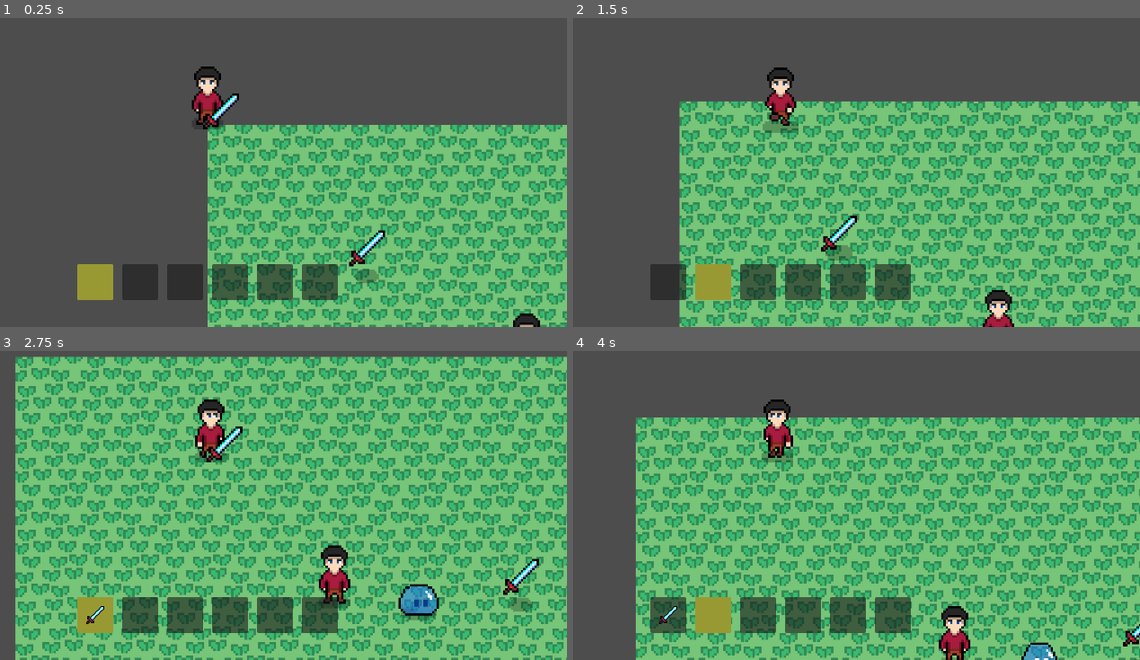
Above: before the commit, frames 1-4 (two rows, left to right).
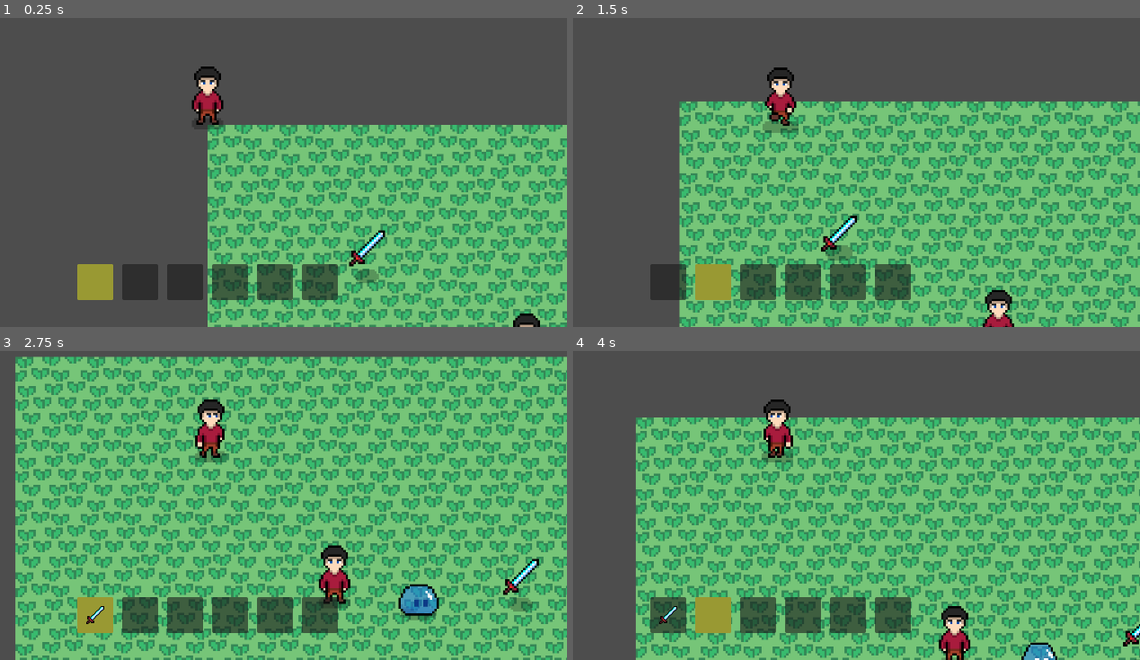
Above: after the commit, the same moments.

Repository: QuocKhangDA22TTD/rpg_game
Game: Godot game, scene res://scenes/demo.tscn
The game is run twice, just before and just after one commit, with the same random seed, the same clock (stepped at 60 frames per second) and the same inputs.
Inputs (mouse positions are in pixels of both pictures, inside the frame that each line leads up to):
- Up to frame 1 (0.25 s): no input
- Up to frame 2 (1.5 s): move the mouse to (941, 104) at 0.52 s; press the mouse at (941, 104) at 0.53 s; hold Right (ui_right) 0.53-1.28 s; move the mouse to (635, 144) at 1.27 s; release the mouse at (635, 144) at 1.28 s; hold Down (ui_down) from 1.28 s (still down); tap Mouse wheel up (hotbar_next) at 1.35 s
- Up to frame 3 (2.75 s): move the mouse to (277, 369) at 2.02 s; release Down (ui_down) at 2.03 s; hold Right (ui_right) from 2.03 s (still down); hold Mouse wheel down (hotbar_previous) from 2.03 s (still down)
- Up to frame 4 (4 s): move the mouse to (743, 539) at 2.77 s; release Right (ui_right) at 2.78 s; release Mouse wheel down (hotbar_previous) at 2.78 s; hold Up (ui_up) 2.78-3.53 s; click (743, 539) at 2.85 s; move the mouse to (998, 517) at 3.52 s; hold Left (ui_left) from 3.53 s (still down); hold Mouse wheel up (hotbar_next) from 3.53 s (still down)

The runs differ from the first frame. In frame 1, 0.2% of the frame differs, in the area x 35-43%, y 24-37%; in frame 2, nothing differs; in frame 3, 0.2%; in frame 4, nothing differs.

Commit message:
Cập nhập node AnimationPlayer của scene player.

Diff:
--- a/scenes/player.tscn
+++ b/scenes/player.tscn
@@ -2,9 +2,7 @@
 
 [ext_resource type="Texture2D" uid="uid://duplrhxctrtde" path="res://assets/player.png" id="1_3vyb7"]
 [ext_resource type="Script" uid="uid://dvilgeii024ul" path="res://scripts/player.gd" id="1_g2els"]
-[ext_resource type="Texture2D" uid="uid://833exq3glr5w" path="res://assets/sword.png" id="3_dqkch"]
 [ext_resource type="Script" uid="uid://dw7p628bxvoo6" path="res://scripts/combat/hitbox.gd" id="3_qhqgy"]
-[ext_resource type="Texture2D" uid="uid://dgutfdp1b3d65" path="res://assets/slash.png" id="4_qlg0r"]
 
 [sub_resource type="Animation" id="Animation_g2els"]
 length = 0.001
@@ -1027,12 +1025,11 @@
 [node name="WeaponPivot" type="Node2D" parent="WeaponVisual" unique_id=396260175]
 
 [node name="WeaponSprite2D" type="Sprite2D" parent="WeaponVisual/WeaponPivot" unique_id=1626332226]
-texture = ExtResource("3_dqkch")
+visible = false
 offset = Vector2(6, -6)
 
 [node name="EffectSprite2D" type="Sprite2D" parent="WeaponVisual/WeaponPivot" unique_id=253292181]
 visible = false
-texture = ExtResource("4_qlg0r")
 
 [node name="Hitbox" type="Area2D" parent="WeaponVisual/WeaponPivot" unique_id=1947067086]
 monitoring = false
